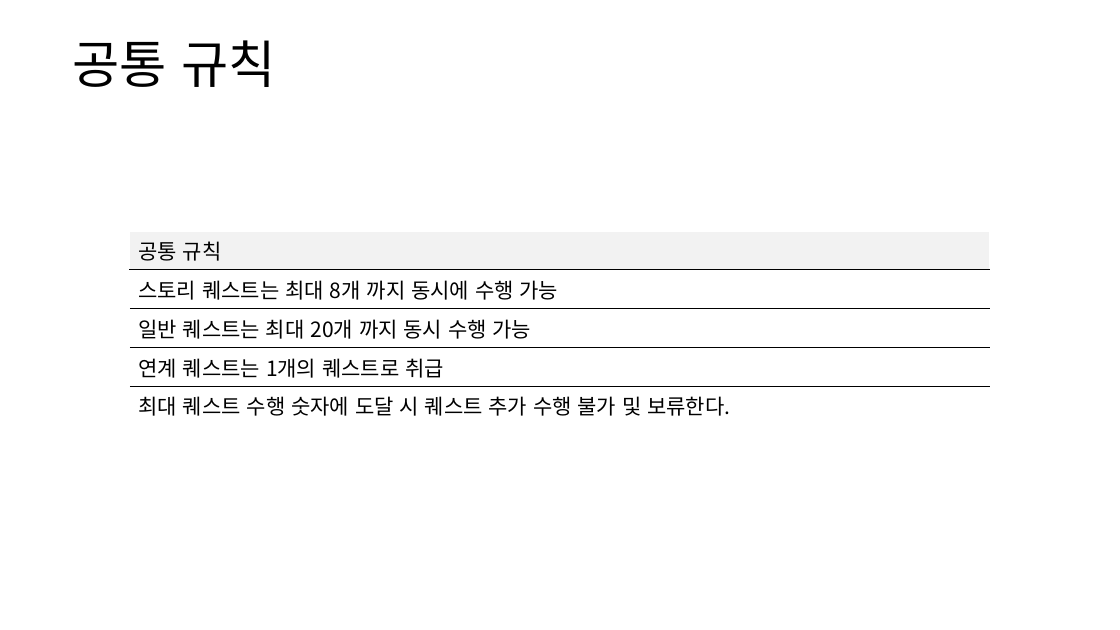
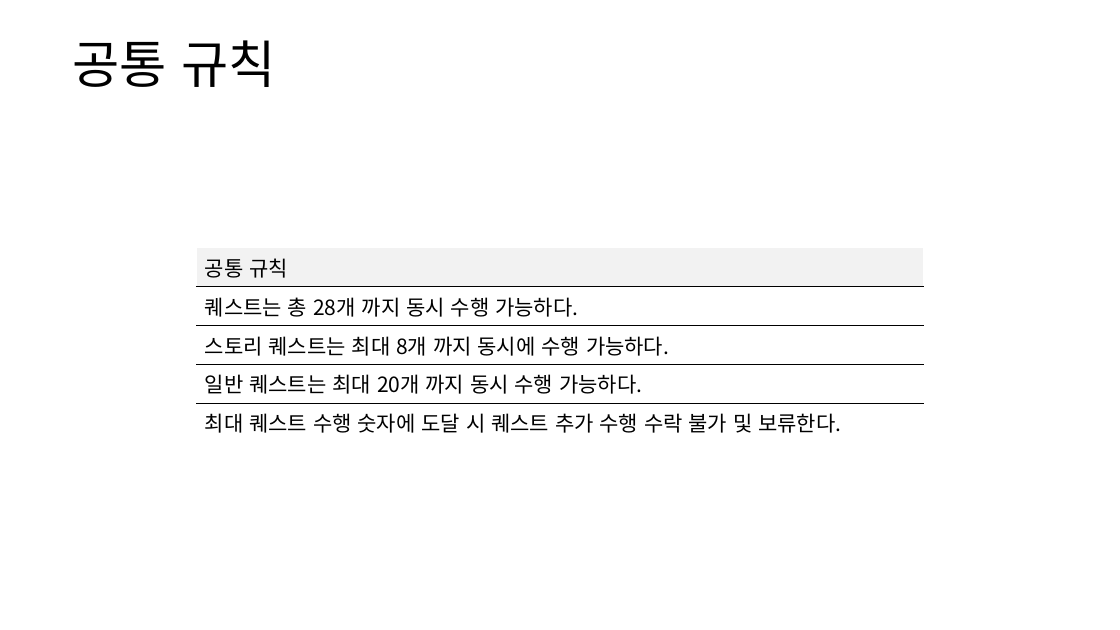
Before and after one commit to yjk0401/unityenginebasic_9th, a slide deck: slide 6 of 기획/방랑엽사전/퀘스트 시스템 기획서.pptx. Drawn at 1120x630 pixels with LibreOffice and Linux fonts; fonts in the diff are those of the drawing. Boxes give left, top, right and bottom in pixels: in the first picture for what was removed or moved away, otherwise in the second. Text is boxed around its words. In the diff, an @@ line names an element or a change of style, - is before the commit and + after.

```diff
--- a/기획/방랑엽사전/퀘스트 시스템 기획서.pptx
+++ b/기획/방랑엽사전/퀘스트 시스템 기획서.pptx
@@ table at bbox=[197, 248, 924, 437] @@
-row 2, column 1: 스토리 퀘스트는 최대 8개 까지 동시에 수행 가능
+row 2, column 1: 퀘스트는 총 28개 까지 동시 수행 가능하다.
-row 3, column 1: 일반 퀘스트는 최대 20개 까지 동시 수행 가능
+row 3, column 1: 스토리 퀘스트는 최대 8개 까지 동시에 수행 가능하다.
-row 4, column 1: 연계 퀘스트는 1개의 퀘스트로 취급
+row 4, column 1: 일반 퀘스트는 최대 20개 까지 동시 수행 가능하다.
-row 5, column 1: 최대 퀘스트 수행 숫자에 도달 시 퀘스트 추가 수행 불가 및 보류한다.
+row 5, column 1: 최대 퀘스트 수행 숫자에 도달 시 퀘스트 추가 수행 수락 불가 및 보류한다.
@@ table: place and size @@
-table at bbox=[130, 231, 991, 420]
+table at bbox=[197, 248, 924, 437]
```
Also in this commit, not shown: 4 other slides changed, 4 slides added, 1 slide removed, 4 other files.
